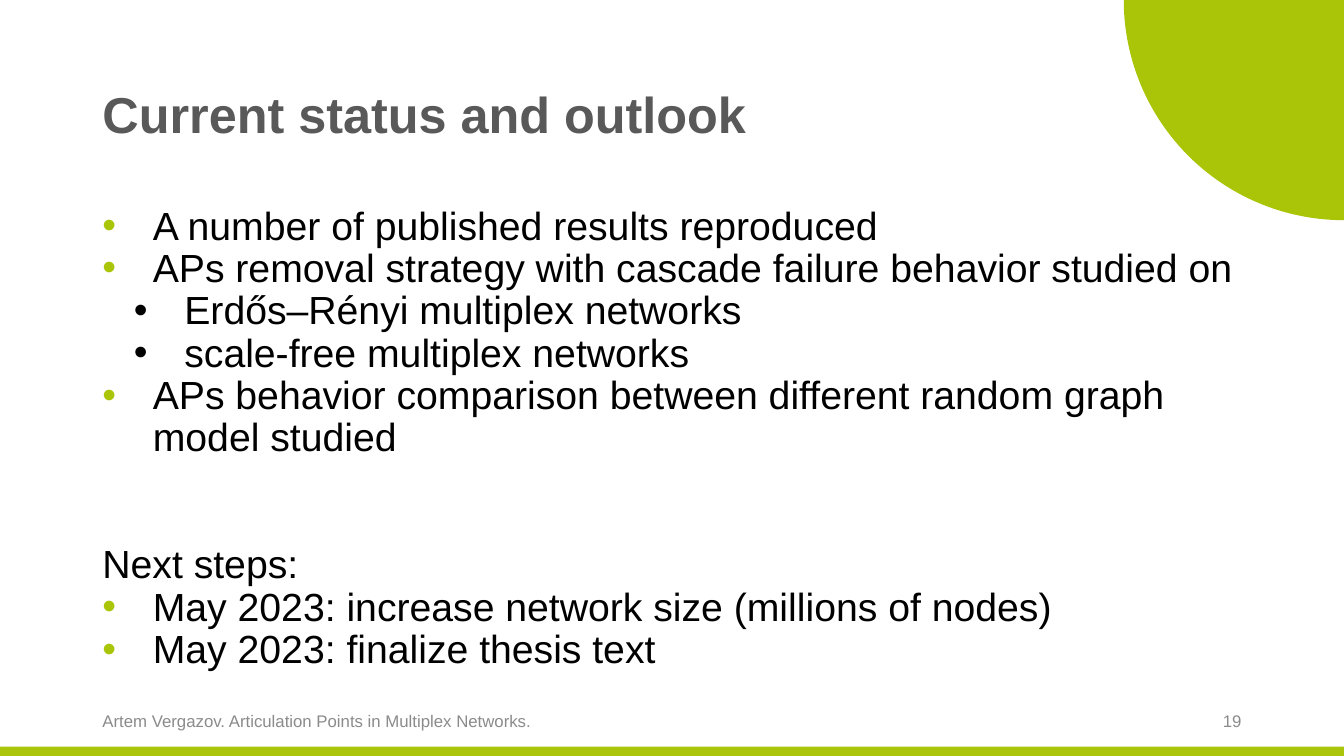
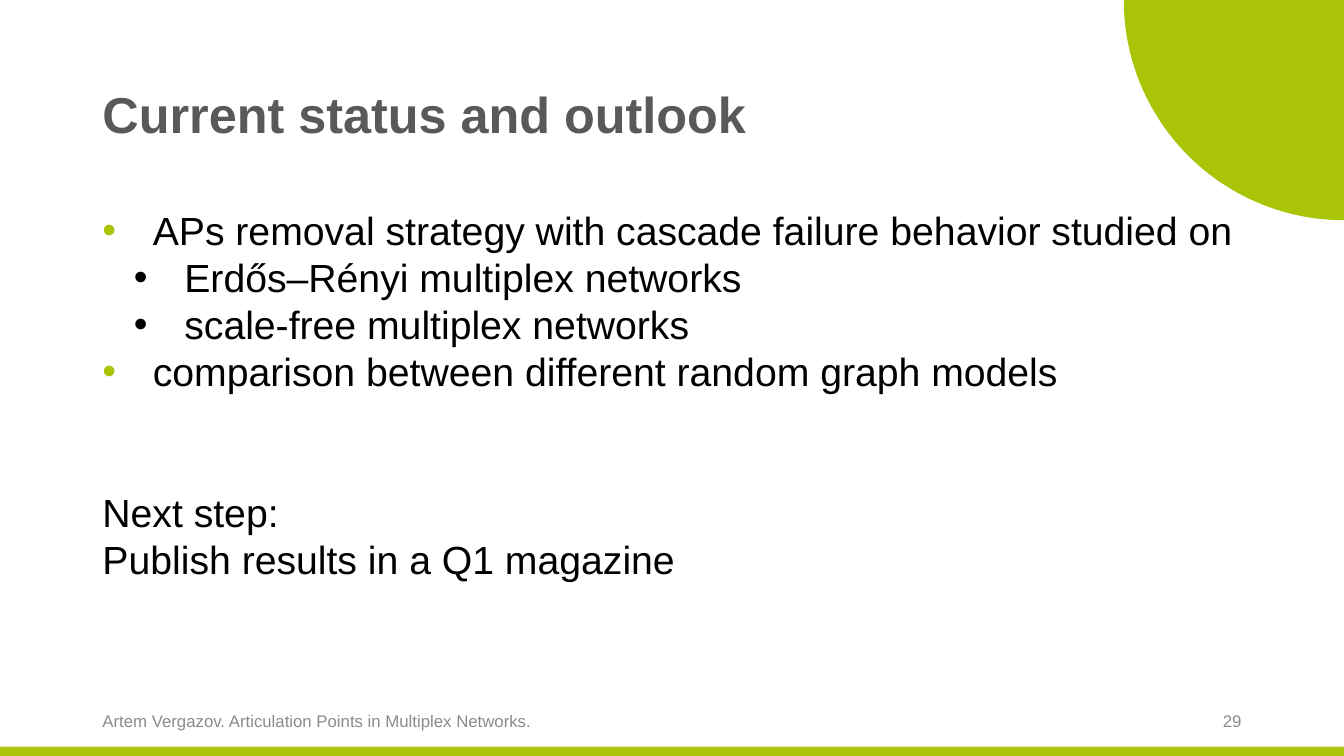
Before and after one commit to ArtemVergazov/ap_in_multiplex_networks, a slide deck: slide 29 of msc_predefense_template/Artem_Vergazov_predefense_April.pptx (slide 19 before the commit). Drawn at 1344x756 pixels with LibreOffice and Linux fonts; fonts in the diff are those of the drawing; background and template pictures are left out. Boxes give left, top, right and bottom in pixels: in the first picture for what was removed or moved away, otherwise in the second. Text is boxed around its words. In the diff, an @@ line names an element or a change of style, - is before the commit and + after.

```diff
--- a/msc_predefense_template/Artem_Vergazov_predefense_April.pptx
+++ b/msc_predefense_template/Artem_Vergazov_predefense_April.pptx
@@ text at <box>153,211,878,248</box>: paragraph removed @@
-• A number of published results reproduced
@@ text at <box>153,216,1233,347</box>: line spacing 0.9 to 1 @@
@@ text at <box>102,357,1057,582</box>: text changed @@
-• APs behavior comparison between different random graph model studied
-Next steps:
-• May 2023: increase network size (millions of nodes)
-• May 2023: finalize thesis text
+• comparison between different random graph models
+Next step:
+Publish results in a Q1 magazine
@@ page number at <box>1223,715,1242,727</box>: text changed @@
-19
+29
```
Also in this commit, not shown: 7 other slides changed, 15 slides added, 4 slides removed, 43 other files.
